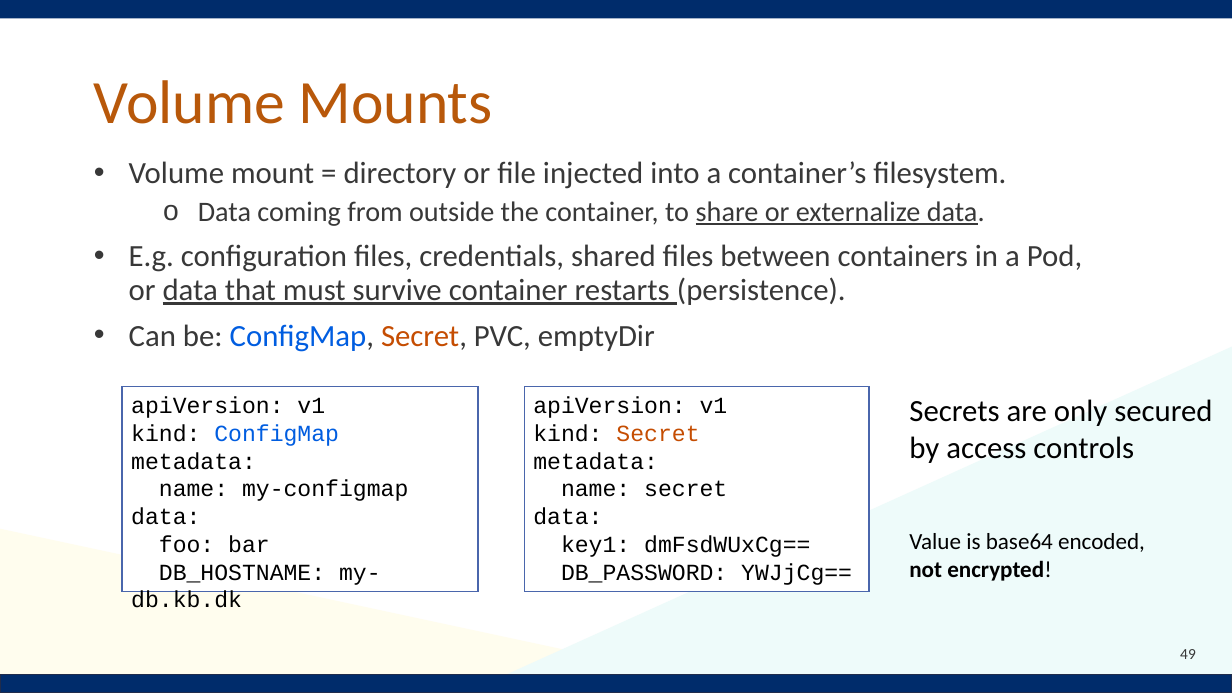
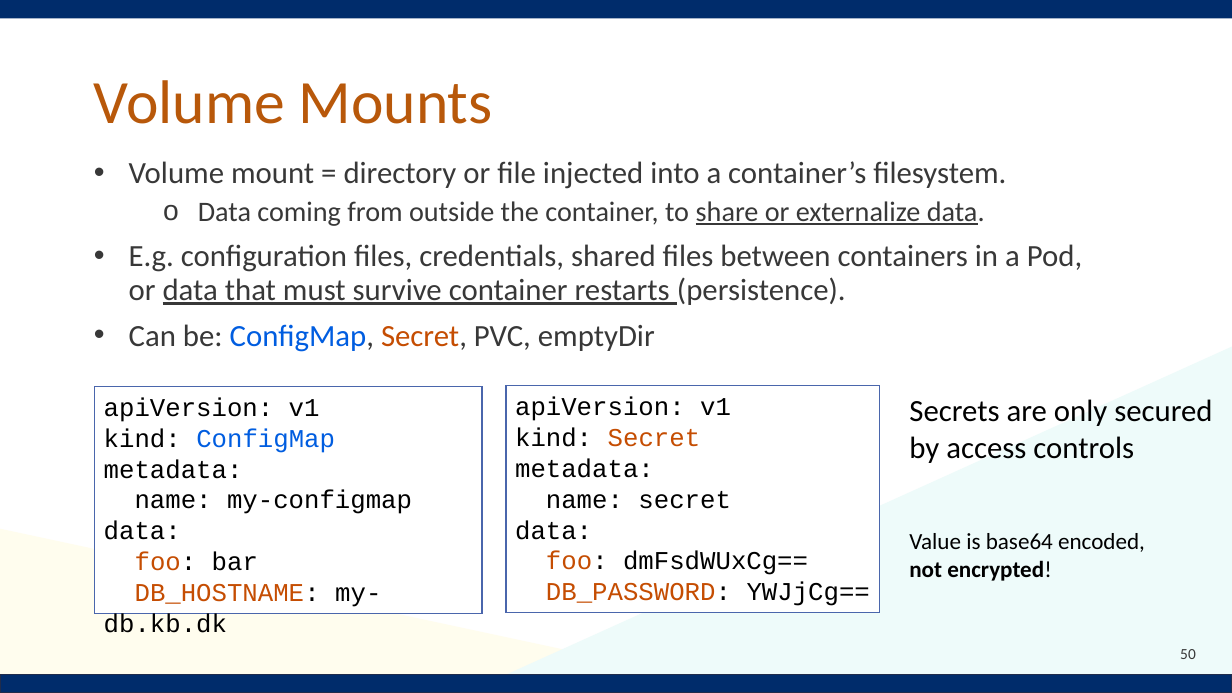
Before and after one commit to Notalib/workshop-kubernetes, a slide deck: slide 50 of Kubernetes_workshop.pptx (slide 49 before the commit). Drawn at 1232x693 pixels with LibreOffice and Linux fonts; fonts in the diff are those of the drawing; background and template pictures are left out. Boxes give left, top, right and bottom in pixels: in the first picture for what was removed or moved away, otherwise in the second. Text is boxed around its words. In the diff, an @@ line names an element or a change of style, - is before the commit and + after.

```diff
--- a/Kubernetes_workshop.pptx
+++ b/Kubernetes_workshop.pptx
@@ rectangle "apiVersion: v1": place and size @@
-rectangle "apiVersion: v1" at bbox=[122, 386, 478, 592]
+rectangle "apiVersion: v1" at bbox=[94, 386, 482, 614]
@@ rectangle "apiVersion: v1" at bbox=[94, 386, 482, 614]: size 18 to 20 pt; text colour #000000 to #C54D02 in "foo:", "DB_HOSTNAME:" @@
@@ rectangle "apiVersion: v1": place and size @@
-rectangle "apiVersion: v1" at bbox=[524, 386, 869, 592]
+rectangle "apiVersion: v1" at bbox=[506, 385, 880, 613]
@@ text in rectangle at bbox=[515, 397, 870, 606]: size 18 to 20 pt in "apiVersion: v1", "kind: Secret", "metadata:", "name: secret" and 2 more places; text colour #000000 to #C54D02 in "DB_PASSWORD:" @@
@@ text in rectangle at bbox=[546, 551, 808, 575]: text changed; size 18 to 20 pt @@
-key1: dmFsdWUxCg==
+foo: dmFsdWUxCg==
@@ page number at bbox=[1180, 649, 1196, 659]: text changed @@
-49
+50
```
Also in this commit, not shown: 11 other slides changed, 1 slide added.
